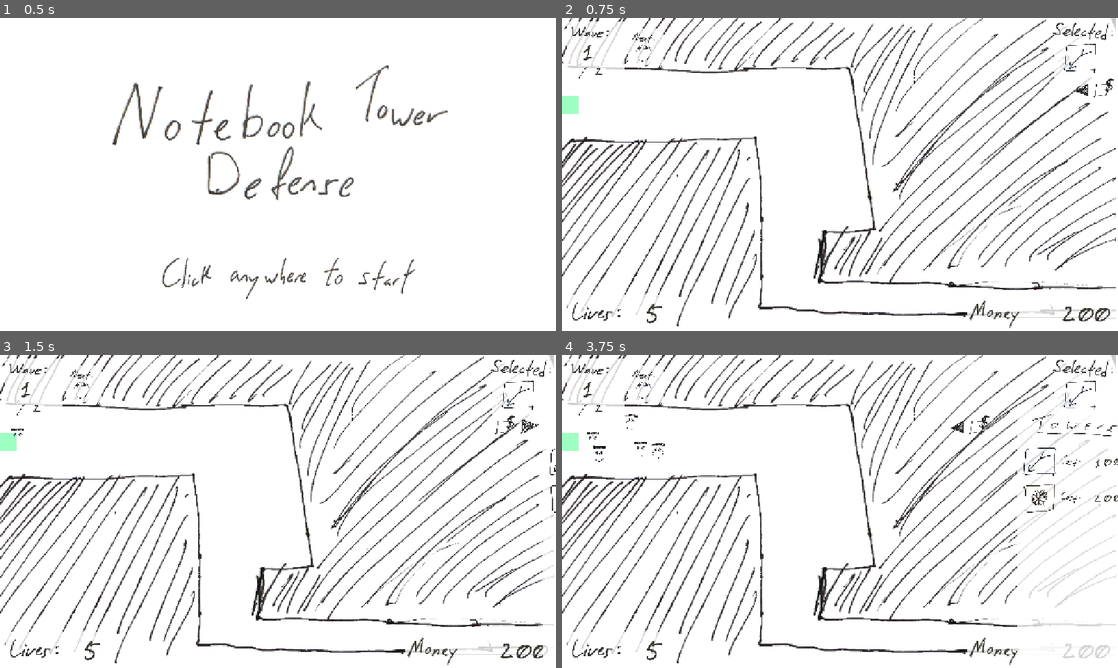
Above: before the commit, frames 1-4 (two rows, left to right).
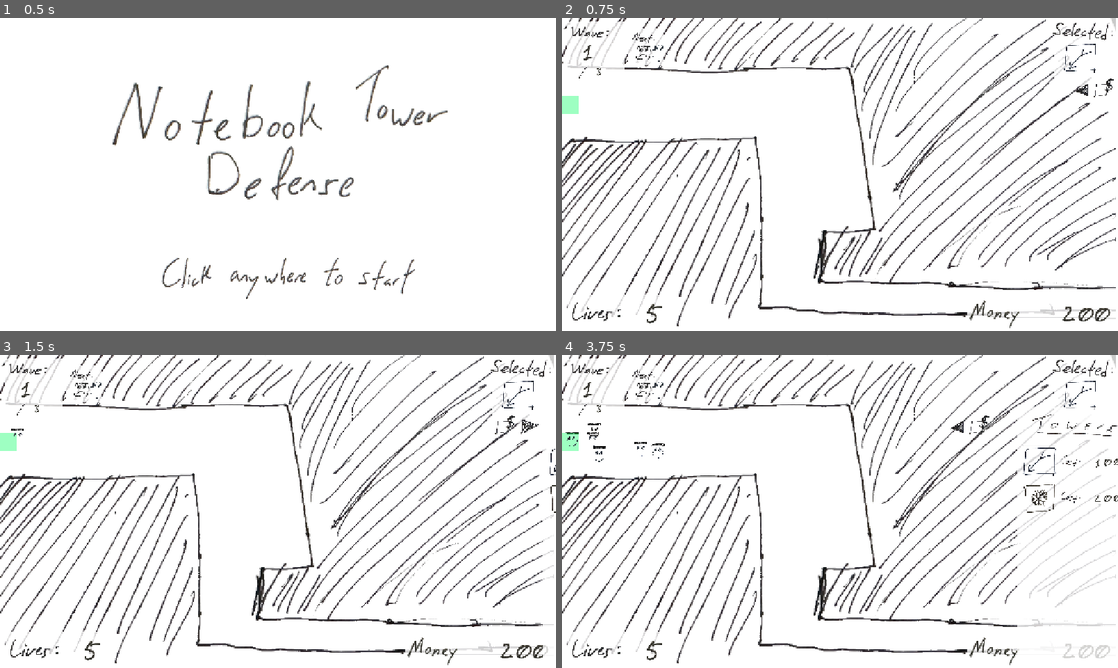
Above: after the commit, the same moments.

Repository: OzuYatamutsu/notebook-tower-defense
Game: Godot game, scene res://levels/StartScreen.tscn
Two runs of this game, one before a commit and one after it. Both use one fixed random seed, a clock stepped at 60 frames per second and the inputs below.
Inputs (mouse positions are in pixels of both pictures, inside the frame that each line leads up to):
- Up to frame 1 (0.5 s): no input
- Up to frame 2 (0.75 s): move the mouse to (962, 158) at 0.52 s; click (962, 158) at 0.67 s
- Up to frame 3 (1.5 s): click (539, 426) at 1.25 s
- Up to frame 4 (3.75 s): click (984, 426) at 2 s; click (1084, 426) at 2.75 s; click (1023, 461) at 3.52 s

Frame 1 is identical in both runs. In frame 2, less than 0.1% of the frame differs, in the area x 6-19%, y 8-19%; in frame 3, less than 0.1%; in frame 4, 0.2%, in the area x 0-19%, y 8-30%.

Commit message:
Add FatOne mob type to rotation; adjust wave composition

Diff:
--- a/levels/level_1.gd
+++ b/levels/level_1.gd
@@ -3,7 +3,10 @@
 func _init() -> void:
     WAVE_CONTENTS = [
         {"res://mobs/Basic.tscn": 5},
+        {"res://mobs/Basic.tscn": 10},
         {"res://mobs/Basic.tscn": 15},
+        {"res://mobs/Basic.tscn": 15, "res://mobs/FatOne.tscn": 1},
+        {"res://mobs/Basic.tscn": 20, "res://mobs/FatOne.tscn": 10}
     ]
 
 func _ready():
--- a/levels/test_level.gd
+++ b/levels/test_level.gd
@@ -2,8 +2,9 @@
 
 func _init() -> void:
     WAVE_CONTENTS = [
-        {"res://mobs/Basic.tscn": 5},
-        {"res://mobs/Basic.tscn": 15},
+        {"res://mobs/Basic.tscn": 5, "res://mobs/FatOne.tscn": 1},
+        {"res://mobs/Basic.tscn": 10, "res://mobs/FatOne.tscn": 5},
+        {"res://mobs/Basic.tscn": 30, "res://mobs/FatOne.tscn": 10}
     ]
 
 func _ready():
